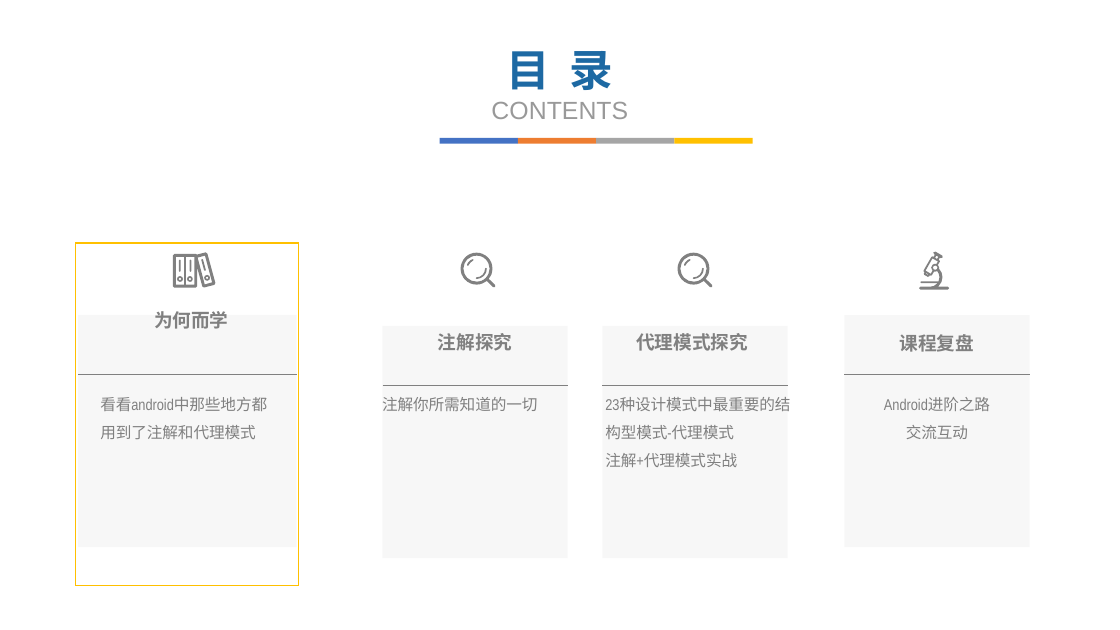
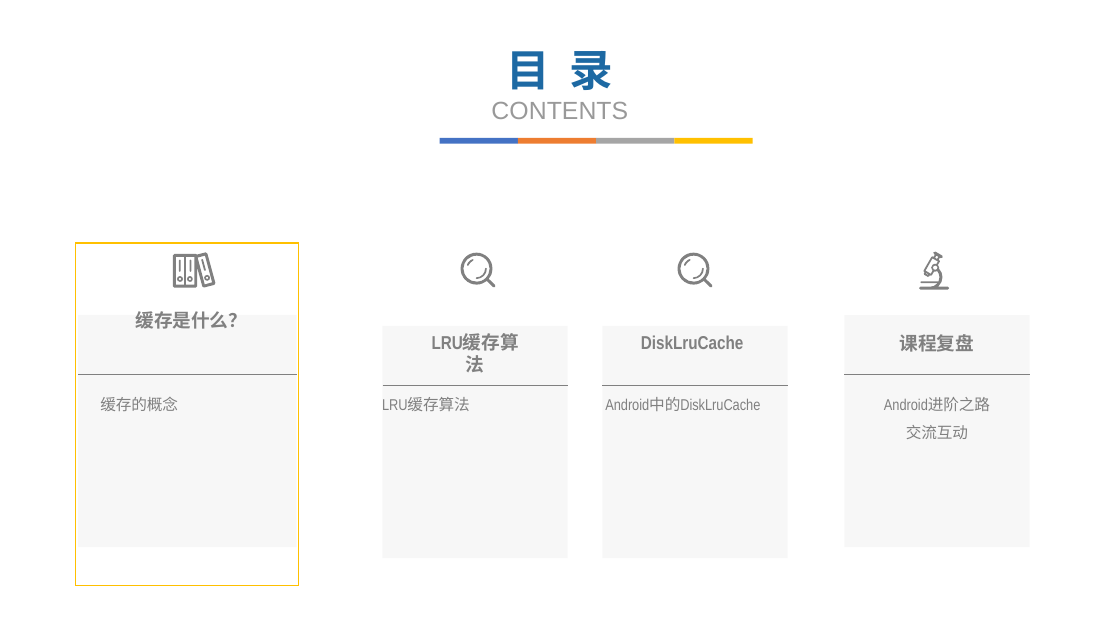
Before and after one commit to fanzhangvip/xiangxue, a slide deck: slide 4 of pre/缓存.pptx. Drawn at 1120x630 pixels with LibreOffice and Linux fonts; fonts in the diff are those of the drawing; background and template pictures are left out. Boxes give left, top, right and bottom in pixels: in the first picture for what was removed or moved away, otherwise in the second. Text is boxed around its words. In the diff, an @@ line names an element or a change of style, - is before the commit and + after.

Commit message:
缓存

```diff
--- a/pre/缓存.pptx
+++ b/pre/缓存.pptx
@@ text at bbox=[136, 311, 248, 329]: text changed @@
-为何而学
+缓存是什么？
@@ text at bbox=[641, 335, 744, 349]: text changed @@
-代理模式探究
+DiskLruCache
@@ text at bbox=[100, 397, 178, 411]: text changed @@
-看看android中那些地方都用到了注解和代理模式
+缓存的概念
@@ text at bbox=[382, 397, 538, 411]: text changed @@
-注解你所需知道的一切
+LRU缓存算法
@@ text at bbox=[382, 397, 470, 411]: text changed @@
-注解探究
+LRU缓存算法
@@ text at bbox=[605, 397, 760, 411]: text changed @@
-23种设计模式中最重要的结构型模式-代理模式
-注解+代理模式实战
+Android中的DiskLruCache
```
Also in this commit, not shown: 3 other slides changed, 19 slides added, 11 slides removed, 6 other files.
